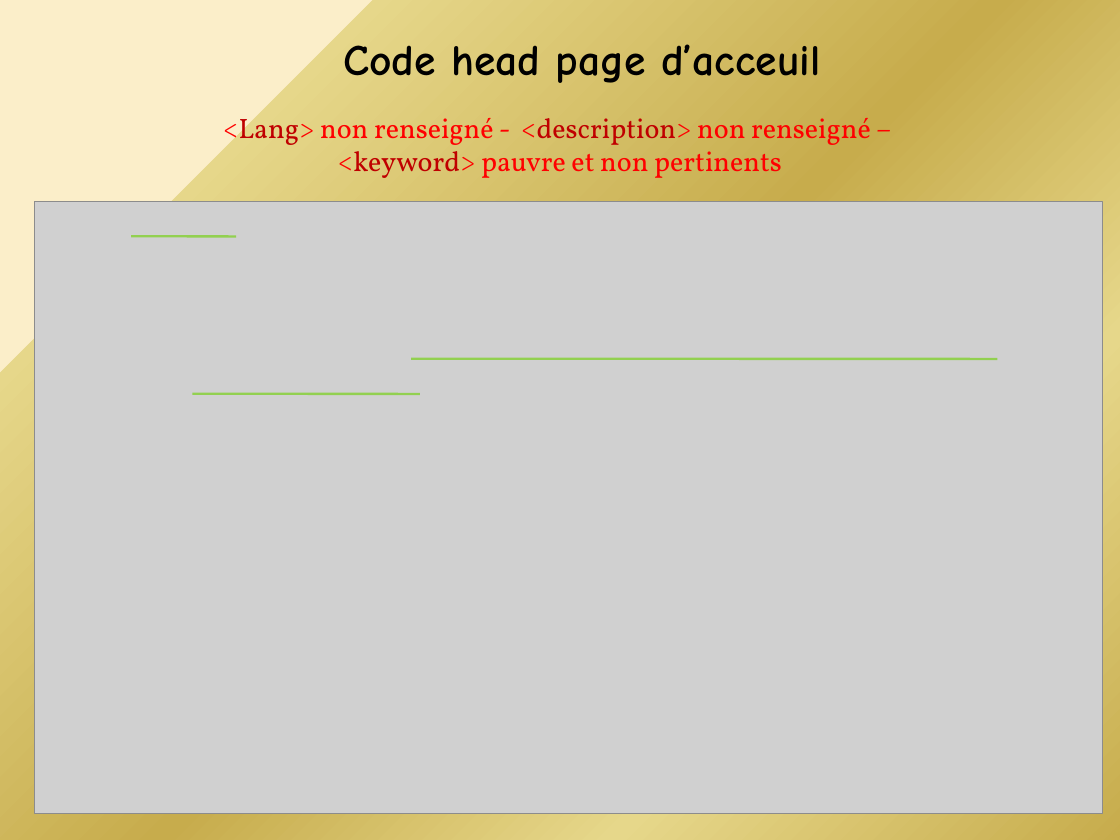
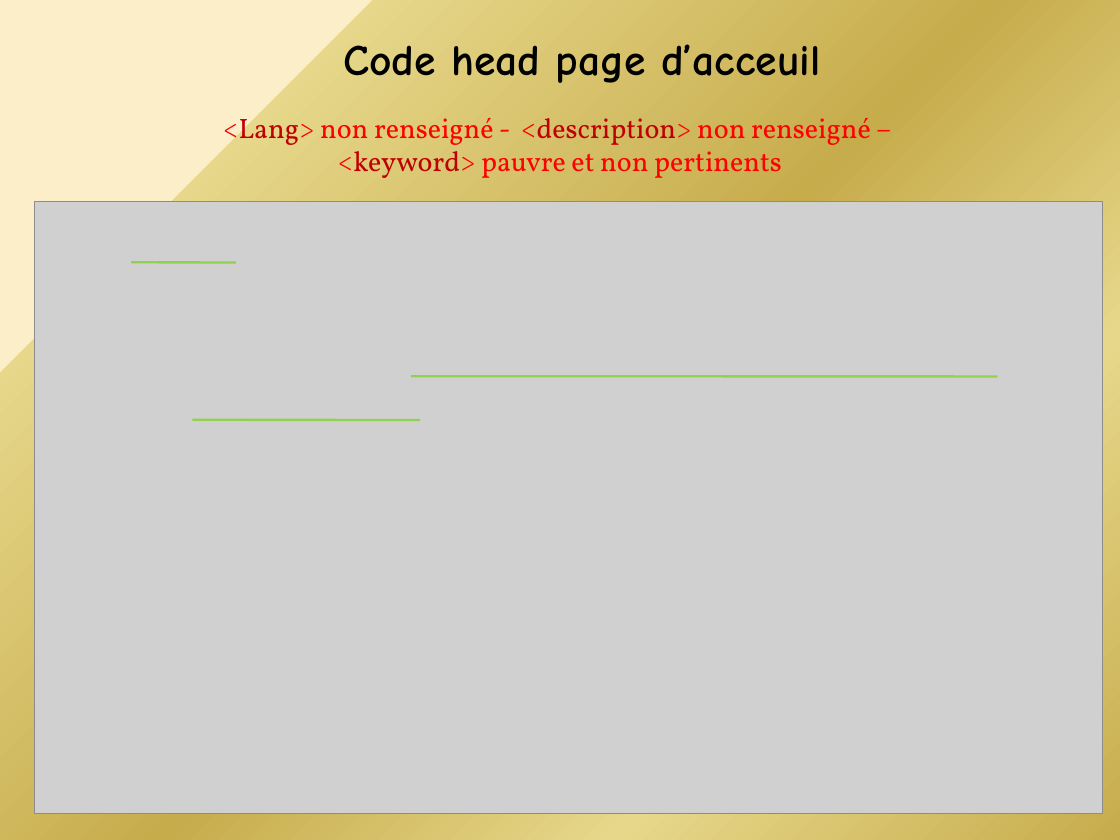
Before and after one commit to michelanton/michel_anton_405052021, a slide deck: slide 18 of P4/Présentation2.pptx (slide 16 before the commit). Drawn at 1120x840 pixels with LibreOffice and Linux fonts; fonts in the diff are those of the drawing; grey boxes stand for pictures. Boxes give left, top, right and bottom in pixels: in the first picture for what was removed or moved away, otherwise in the second. Text is boxed around its words. In the diff, an @@ line names an element or a change of style, - is before the commit and + after.

```diff
--- a/P4/Présentation2.pptx
+++ b/P4/Présentation2.pptx
@@ line moved from (131, 236) - (236, 236) to (131, 262) - (236, 262) @@
@@ line moved from (411, 358) - (998, 358) to (411, 376) - (998, 376) @@
@@ line moved from (193, 394) - (420, 394) to (193, 420) - (420, 420) @@
```
Also in this commit, not shown: 5 other slides changed, 3 slides added, 1 slide removed, 2 other files.
